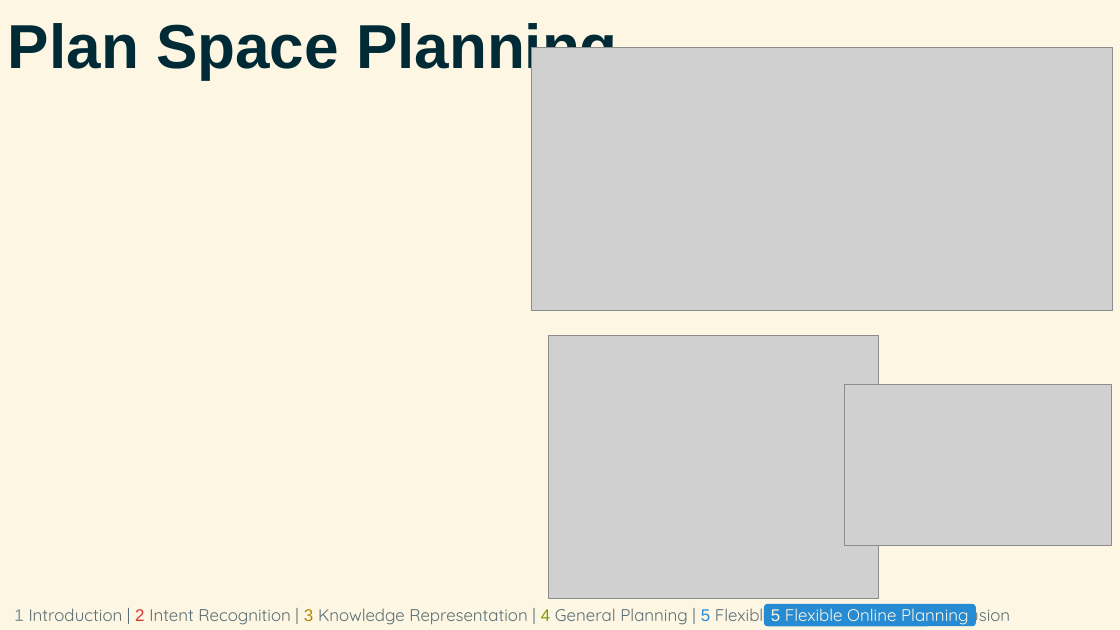
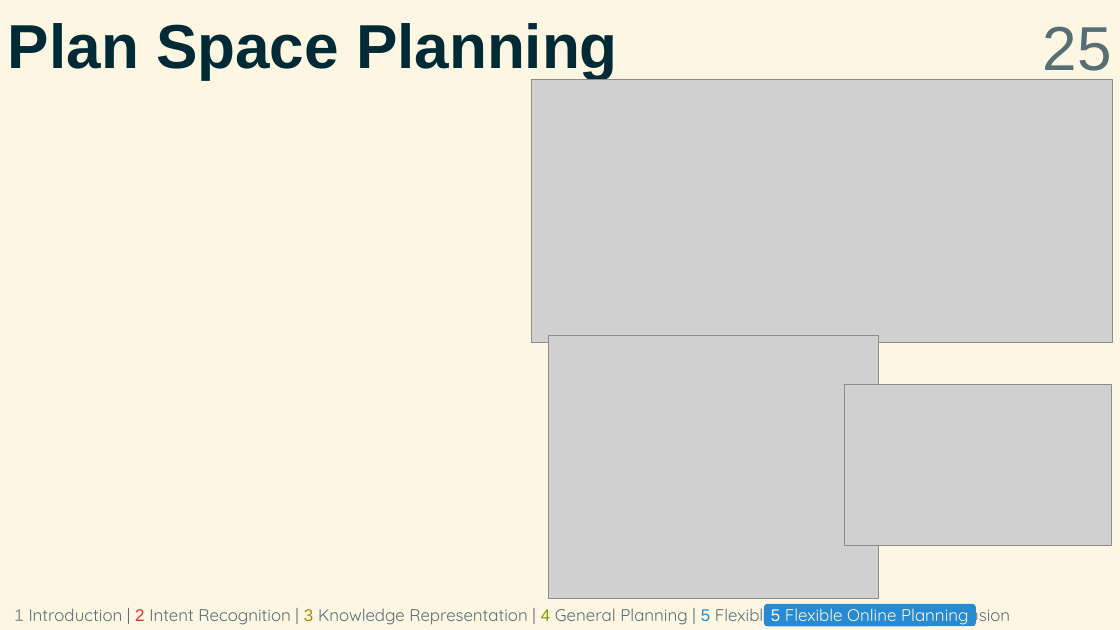
Before and after one commit to grea09/gennio, a slide deck: slide 25 of doc/defense.odp. Drawn at 1120x630 pixels with LibreOffice and Linux fonts; fonts in the diff are those of the drawing; grey boxes stand for pictures. Boxes give left, top, right and bottom in pixels: in the first picture for what was removed or moved away, otherwise in the second. Text is boxed around its words. In the diff, an @@ line names an element or a change of style, - is before the commit and + after.

```diff
--- a/doc/defense.odp
+++ b/doc/defense.odp
@@ page number added at box(1043, 26, 1112, 81), 44 pt, text #586E75 @@
+25
@@ picture: place and size @@
-picture at box(532, 48, 1113, 311)
+picture at box(532, 80, 1113, 344)
```
Also in this commit, not shown: 27 other slides changed, 3 other files.
